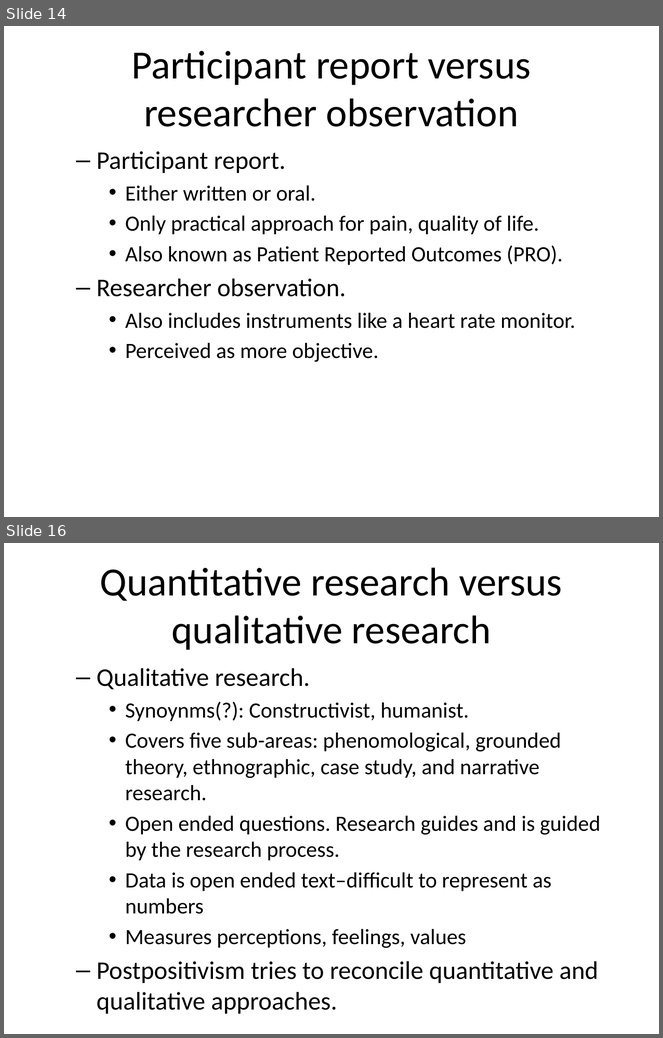
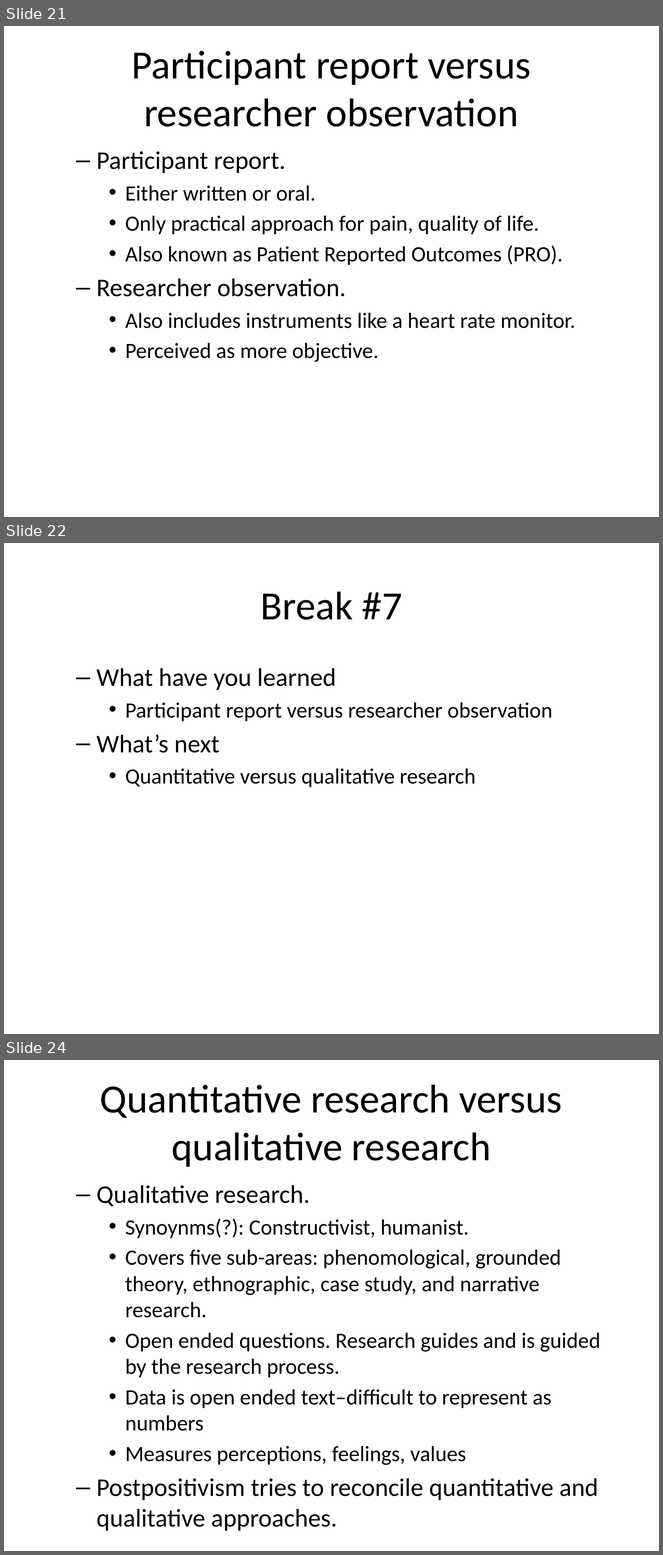
Before and after one commit to pmean/classes, a slide deck: clinical-research-methodology/results/video01-introduction.pptx. Shown one above the other, each under a label of ours: slides 14 and 16 before the commit, slides 21, 22 and 24 after it; the slides between them are not shown. The pictures are 663x1038 and 663x1555 pixels, drawn with LibreOffice and Linux fonts; fonts in the diff are those of the drawing. Boxes give left, top, right and bottom in pixels: in the first picture for what was removed or moved away, otherwise in the second. Text is boxed around its words. In the diff, an @@ line names an element or a change of style, - is before the commit and + after.

```diff
--- a/clinical-research-methodology/results/video01-introduction.pptx
+++ b/clinical-research-methodology/results/video01-introduction.pptx
@@ slide 22 added at [4, 543, 659, 1034], background #FFFFFF @@
@@ title added at [261, 591, 402, 620], 44 pt, text #000000 @@
+Break #7
@@ text added at [97, 668, 553, 787], 24 pt, text #000000 @@
+  – What have you learned
+    • Participant report versus researcher observation
+  – What’s next
+    • Quantitative versus qualitative research
@@ what was slide 14 is now slide 21 @@
@@ what was slide 16 is now slide 24 @@
```
Also in this commit, not shown: 4 slides changed, 9 other slides added, 1 other file.
